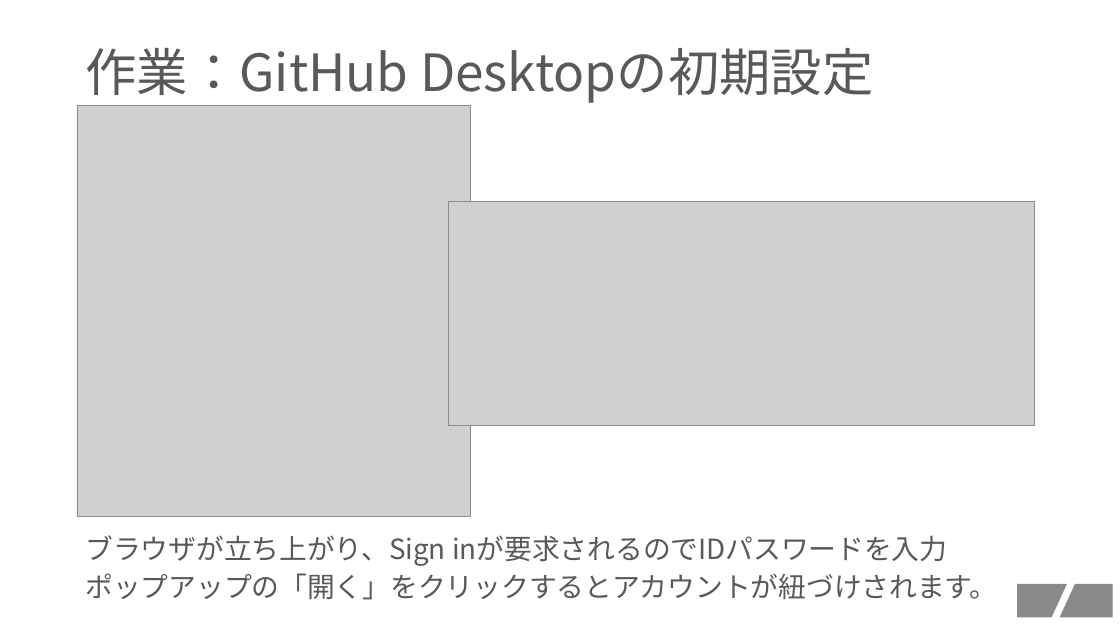
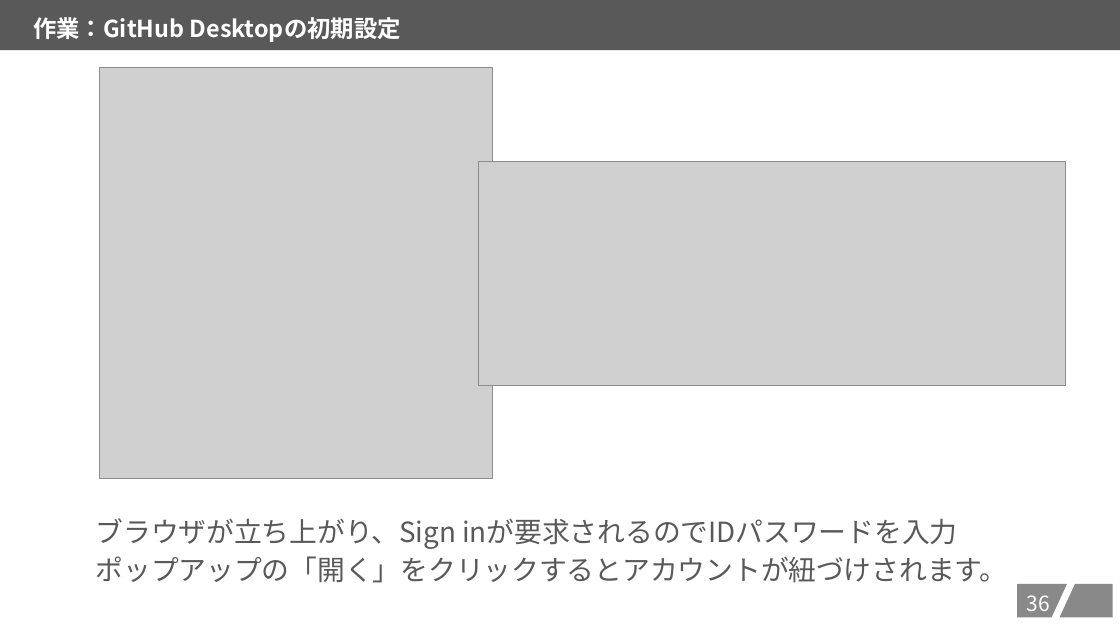
Before and after one commit to kait-takanolab/1821086_matsuo_thesis, a slide deck: slide 37 of GITHUBスタートアップ/GITHUBセットアップの会.pptx. Drawn at 1120x630 pixels with LibreOffice and Linux fonts; fonts in the diff are those of the drawing; grey boxes stand for pictures. Boxes give left, top, right and bottom in pixels: in the first picture for what was removed or moved away, otherwise in the second. Text is boxed around its words. In the diff, an @@ line names an element or a change of style, - is before the commit and + after.

```diff
--- a/GITHUBスタートアップ/GITHUBセットアップの会.pptx
+++ b/GITHUBスタートアップ/GITHUBセットアップの会.pptx
@@ rectangle "作業：GitHub Desktopの初期設定": place and size @@
-rectangle "作業：GitHub Desktopの初期設定" at [85, 48, 873, 103]
+rectangle "作業：GitHub Desktopの初期設定" at [0, 0, 1120, 50]
@@ rectangle "作業：GitHub Desktopの初期設定" at [0, 0, 1120, 50]: size 44 to 20 pt, text colour #595959 to #FFFFFF, bold on; line spacing 0.9 to 1; fill none to #595959 @@
@@ picture: place and size @@
-picture at [77, 106, 471, 517]
+picture at [99, 68, 492, 479]
@@ picture: place and size @@
-picture at [448, 202, 1034, 426]
+picture at [479, 161, 1065, 386]
@@ text "ブラウザが立ち上がり、Sign inが要求されるのでIDパスワードを入力": place and size @@
-text "ブラウザが立ち上がり、Sign inが要求されるのでIDパスワードを入力" at [85, 535, 997, 600]
+text "ブラウザが立ち上がり、Sign inが要求されるのでIDパスワードを入力" at [96, 518, 1008, 583]
@@ page number added at [1027, 595, 1050, 611], 18 pt, text #FFFFFF @@
+36
```
Also in this commit, not shown: 49 other slides changed.
